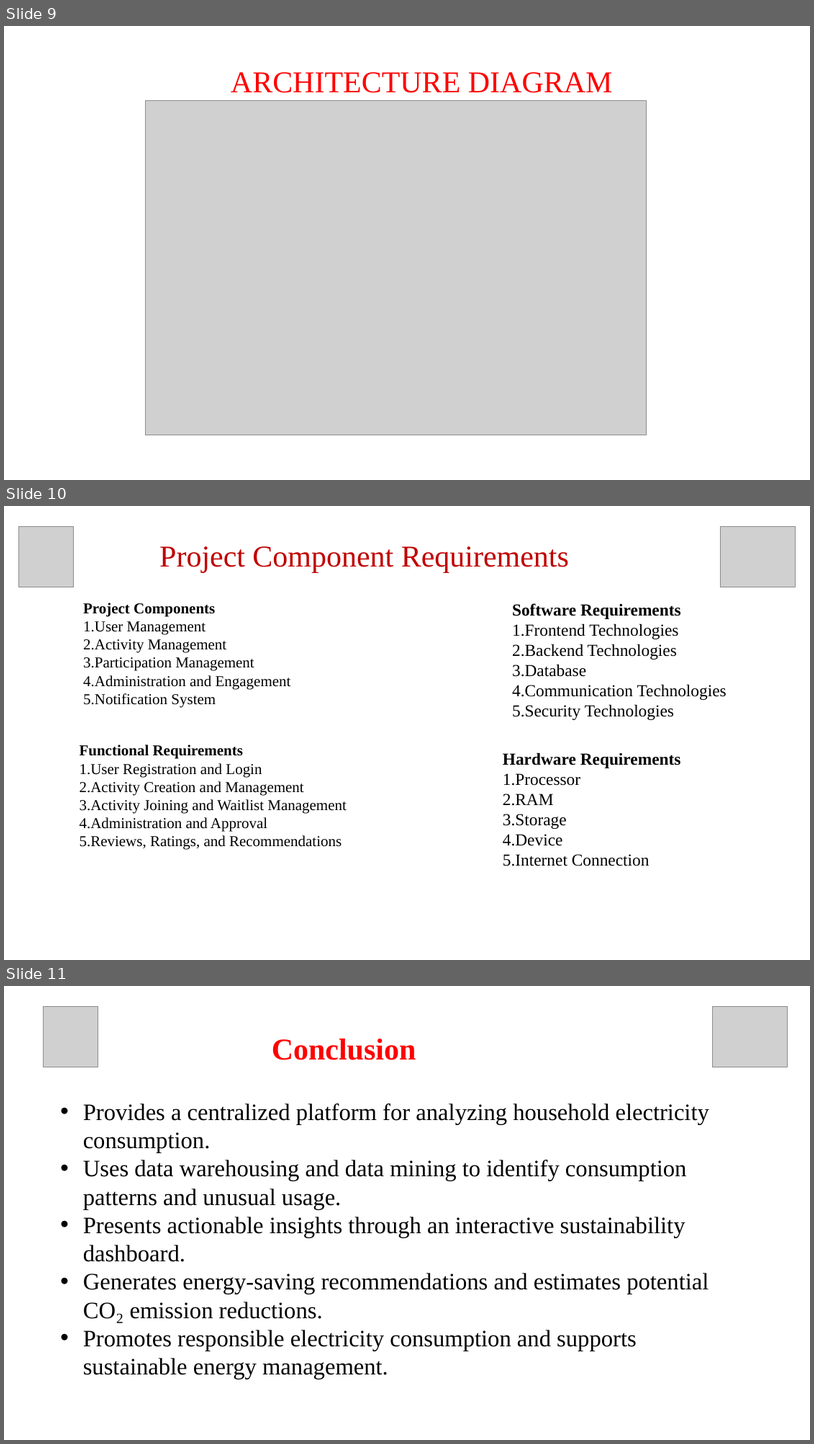
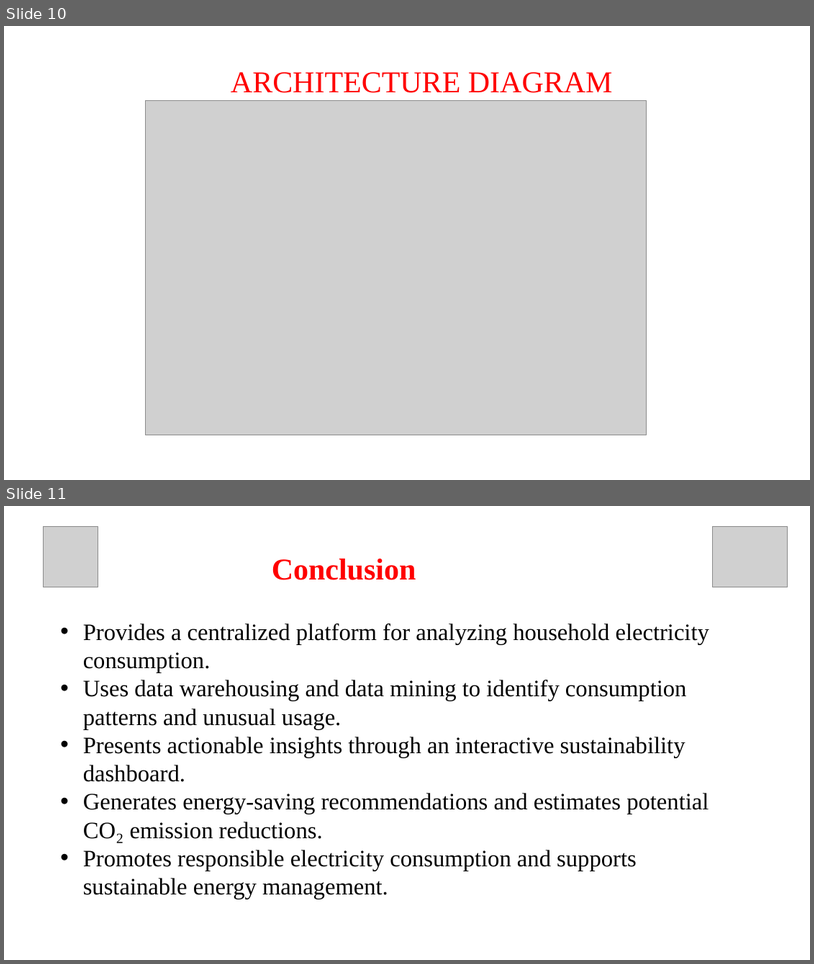
Before and after one commit to TanveerS24/Sustainability-Intelligence, a slide deck: presentation.pptx. Shown one above the other, each under a label of ours: slides 9, 10 and 11 before the commit, slides 10 and 11 after it. The pictures are 814x1444 and 814x964 pixels, drawn with LibreOffice and Linux fonts; fonts in the diff are those of the drawing; grey boxes stand for pictures. Boxes give left, top, right and bottom in pixels: in the first picture for what was removed or moved away, otherwise in the second. Text is boxed around its words. In the diff, an @@ line names an element or a change of style, - is before the commit and + after.

```diff
--- a/presentation.pptx
+++ b/presentation.pptx
@@ slide 10 removed at (4, 506, 810, 960), background #FFFFFF @@
@@ picture removed at (19, 527, 74, 587) @@
@@ picture removed at (720, 527, 795, 587) @@
@@ text removed at (160, 546, 569, 572) @@
-Project Component Requirements
@@ text removed at (83, 602, 291, 708) @@
-Project Components
-1. User Management
-2. Activity Management
-3. Participation Management
-4. Administration and Engagement
-5. Notification System
@@ text removed at (512, 603, 727, 720) @@
-Software Requirements
-1. Frontend Technologies
-2. Backend Technologies
-3. Database
-4. Communication Technologies
-5. Security Technologies
@@ text removed at (80, 744, 346, 849) @@
-Functional Requirements
-1. User Registration and Login
-2. Activity Creation and Management
-3. Activity Joining and Waitlist Management
-4. Administration and Approval
-5. Reviews, Ratings, and Recommendations
@@ text removed at (503, 752, 682, 866) @@
-Hardware Requirements
-1. Processor
-2. RAM
-3. Storage
-4. Device
-5. Internet Connection
@@ what was slide 9 is now slide 10 @@
```
Also in this commit, not shown: 7 slides changed, 2 slides added, 1 other slide removed, 21 other files.
